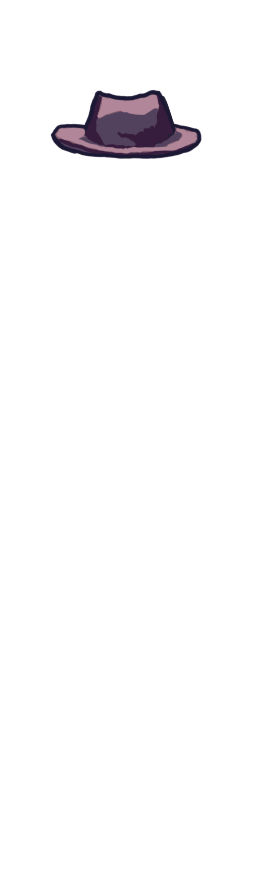
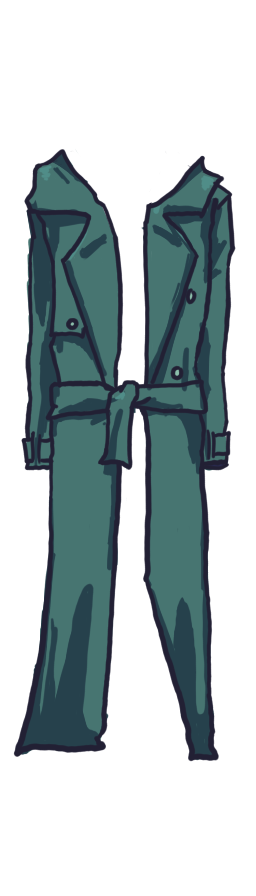
Comparing the layer stacks of the two 256x896 images. Changes:
hid group "hat" (2 layers) over [24, 89, 236, 247]
showed group "front" (2 layers) over [13, 128, 236, 762]
painted on "line" (1st of 2, in "front") over [13, 128, 236, 762]
painted on "fill" (1st of 2, in "front") over [13, 128, 236, 762]
